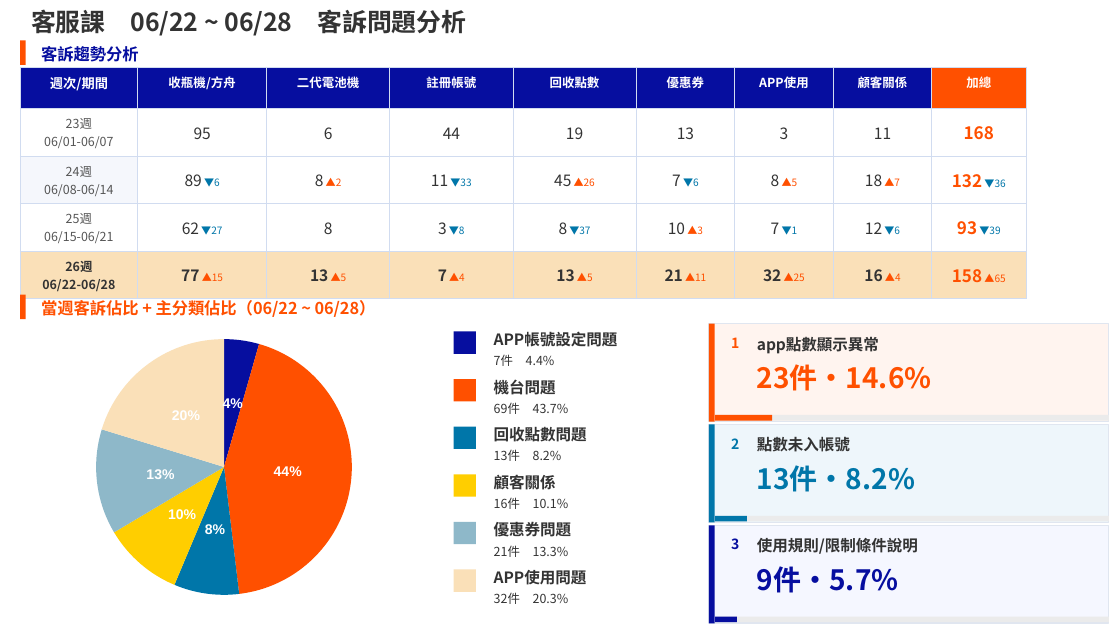
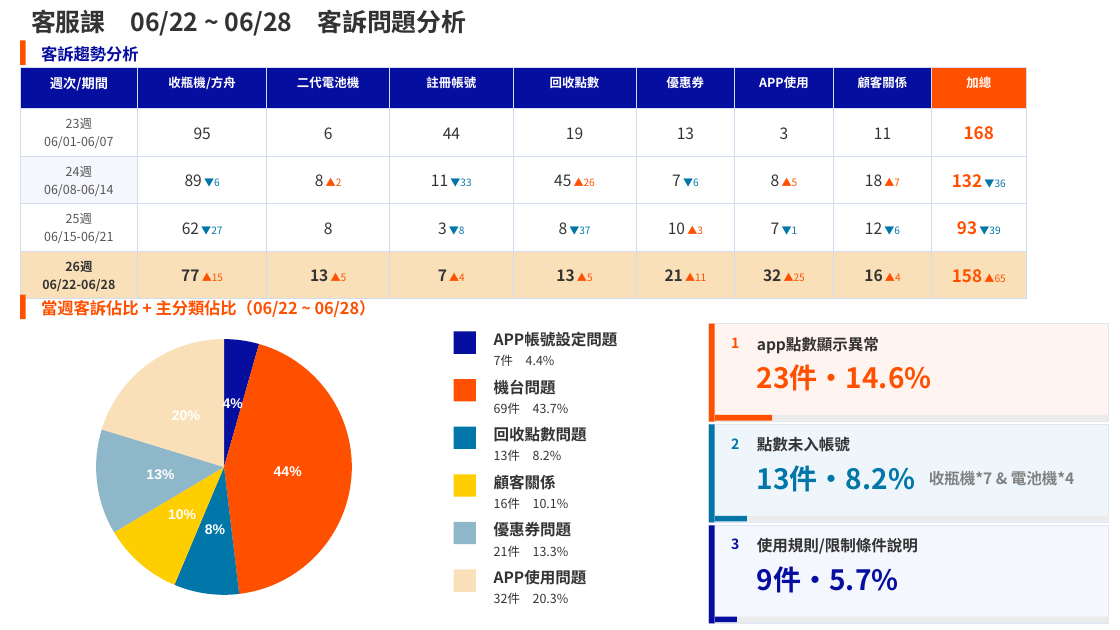
Before and after one commit to fen-ecoco/Operations-Weekly-Report, a slide deck: slide 1 of weekly-ppt/ecoco_週報_第26週_0622-0628.pptx. Drawn at 1120x630 pixels with LibreOffice and Linux fonts; fonts in the diff are those of the drawing. Boxes give left, top, right and bottom in pixels: in the first picture for what was removed or moved away, otherwise in the second. Text is boxed around its words. In the diff, an @@ line names an element or a change of style, - is before the commit and + after.

```diff
--- a/weekly-ppt/ecoco_週報_第26週_0622-0628.pptx
+++ b/weekly-ppt/ecoco_週報_第26週_0622-0628.pptx
@@ text added at [929, 471, 1075, 486], 10 pt, text #808080, bold @@
+收瓶機*7 & 電池機*4
```
Also in this commit, not shown: 1 other slide changed, 21 other files.
